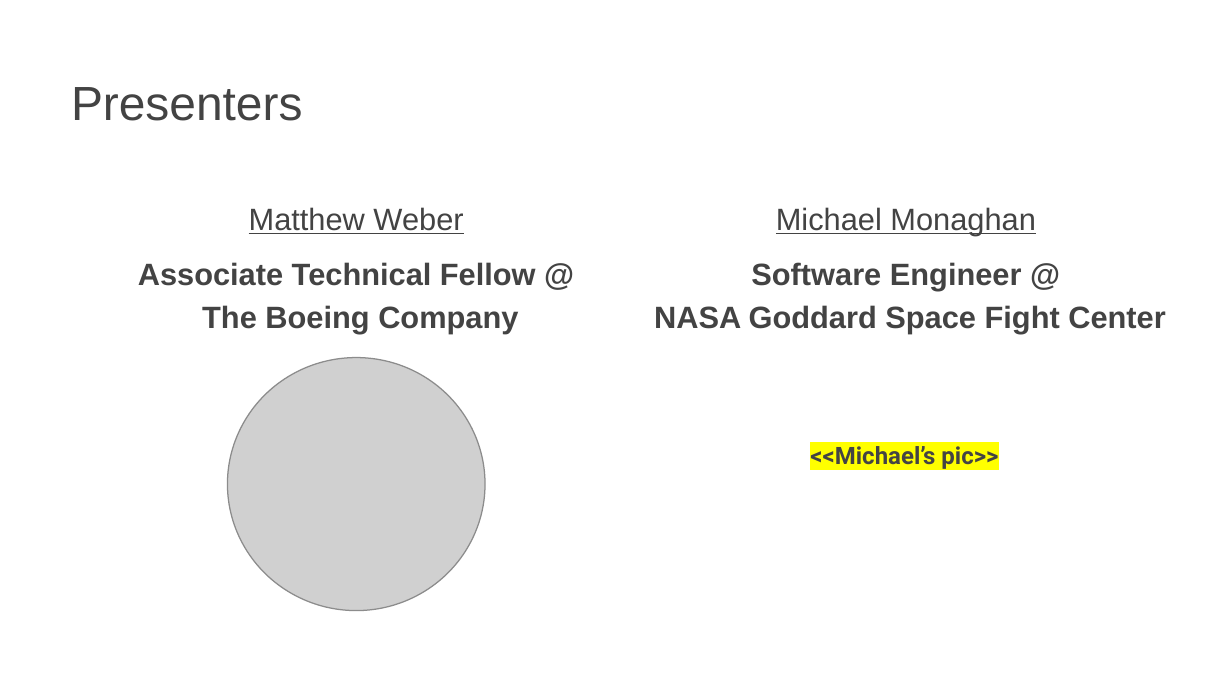
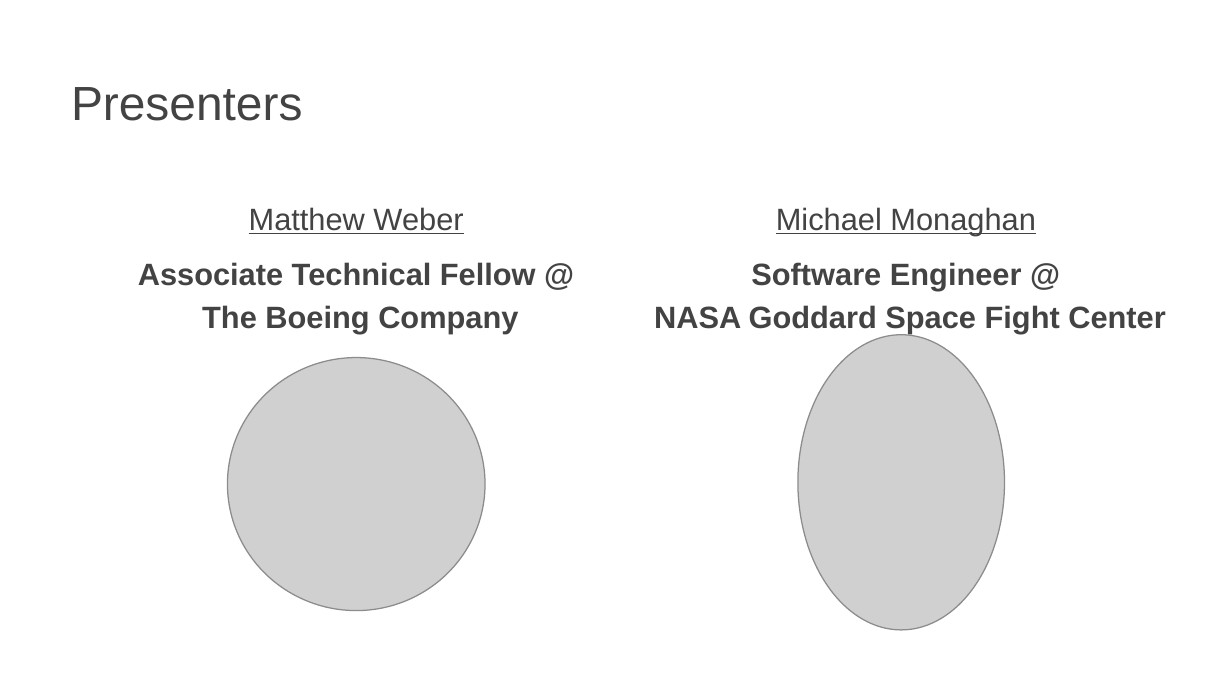
Before and after one commit to elisa-tech/wg-aerospace, a slide deck: slide 2 of presentations/ELISA-FSW-March2025.pptx. Drawn at 1232x693 pixels with LibreOffice and Linux fonts; fonts in the diff are those of the drawing; grey boxes stand for pictures; background and template pictures are left out. Boxes give left, top, right and bottom in pixels: in the first picture for what was removed or moved away, otherwise in the second. Text is boxed around its words. In the diff, an @@ line names an element or a change of style, - is before the commit and + after.

Commit message:
Added Michael's mug shot

```diff
--- a/presentations/ELISA-FSW-March2025.pptx
+++ b/presentations/ELISA-FSW-March2025.pptx
@@ picture added at box(798, 335, 1005, 631) @@
@@ text removed at box(810, 446, 998, 469) @@
-<<Michael’s pic>>
```
